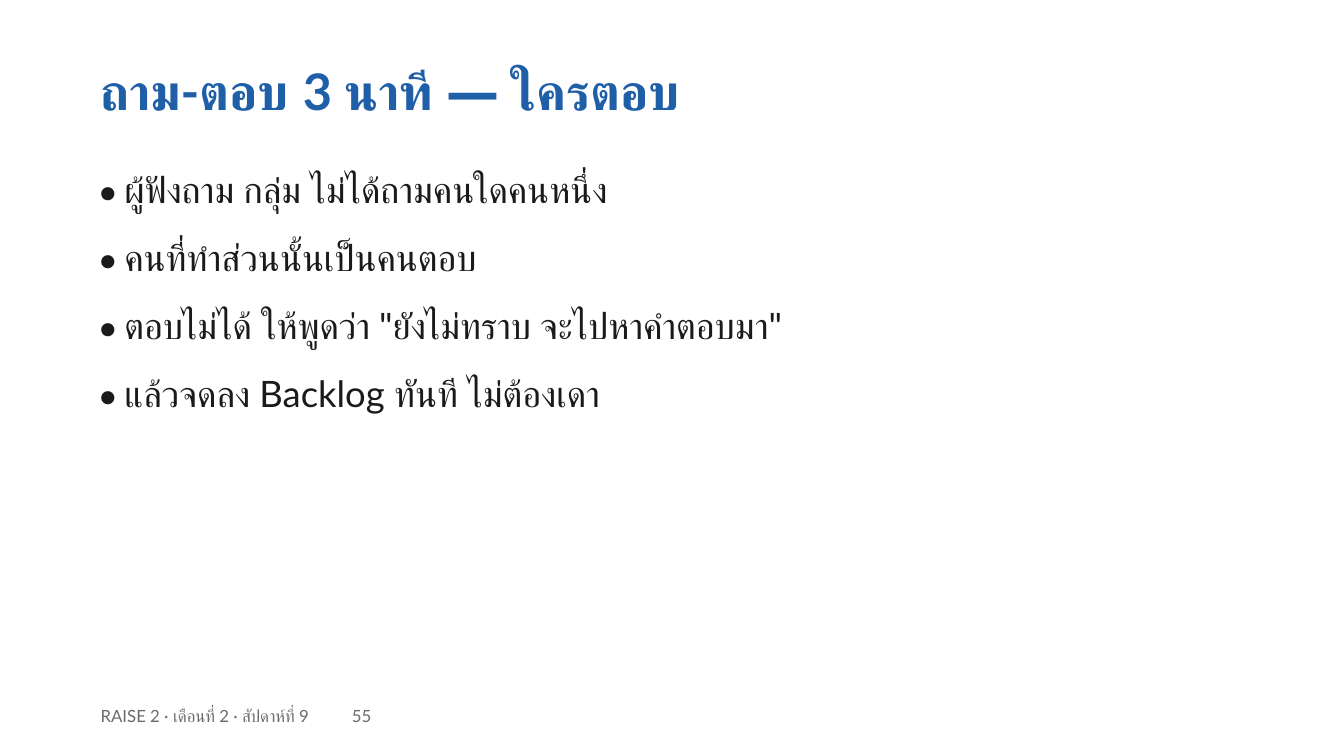
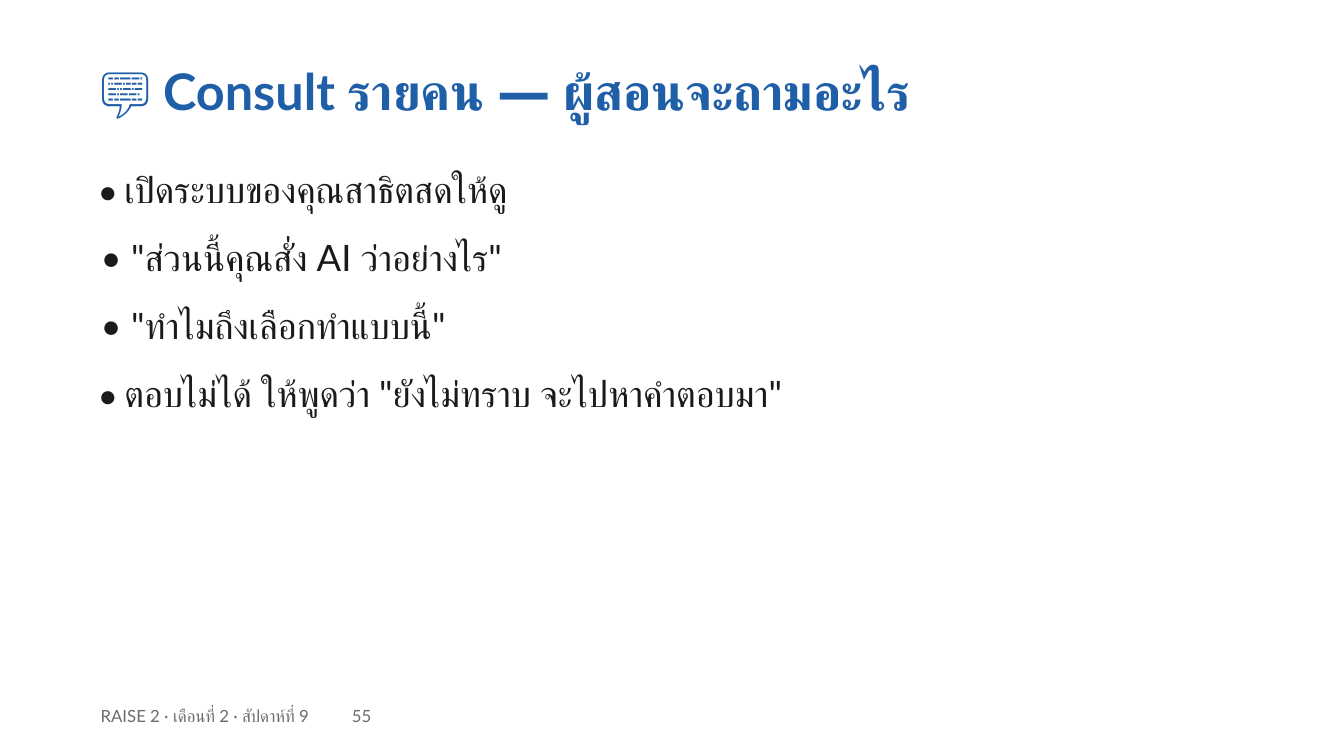
Before and after one commit to cnacha-mfu/raise2-module2, a slide deck: slide 55 of materials/week9/w9-slides.pptx. Drawn at 1344x756 pixels with LibreOffice and Linux fonts; fonts in the diff are those of the drawing. Boxes give left, top, right and bottom in pixels: in the first picture for what was removed or moved away, otherwise in the second. Text is boxed around its words. In the diff, an @@ line names an element or a change of style, - is before the commit and + after.

Commit message:
สไลด์+เดโม 4 สัปดาห์: ตัดงานกลุ่มออกทั้งหมด · บ่าย=LeaveEasy การบ้าน=หัวข้อตัวเอง · สัปดาห์ 9 เปลี่ยนนำเสนอเป็นคลิป+Consult · หน้าแรกลิงก์การบ้าน

```diff
--- a/materials/week9/w9-slides.pptx
+++ b/materials/week9/w9-slides.pptx
@@ text at [163,71,910,123]: text changed @@
-ถาม-ตอบ 3 นาที — ใครตอบ
+💬 Consult รายคน — ผู้สอนจะถามอะไร
@@ text at [124,175,507,214]: text changed @@
-• ผู้ฟังถาม กลุ่ม ไม่ได้ถามคนใดคนหนึ่ง
+• เปิดระบบของคุณสาธิตสดให้ดู
@@ text at [145,243,502,282]: text changed @@
-• คนที่ทำส่วนนั้นเป็นคนตอบ
+• "ส่วนนี้คุณสั่ง AI ว่าอย่างไร"
@@ text added at [131,307,428,340], 26 pt, text #1A1A1A @@
+• "ทำไมถึงเลือกทำแบบนี้"
@@ text "• ตอบไม่ได้ ให้พูดว่า "ยังไม่ทราบ จะไปหาคำตอบมา"": place and size @@
-text "• ตอบไม่ได้ ให้พูดว่า "ยังไม่ทราบ จะไปหาคำตอบมา"" at [124,310,782,349]
+text "• ตอบไม่ได้ ให้พูดว่า "ยังไม่ทราบ จะไปหาคำตอบมา"" at [124,378,782,417]
@@ text removed at [124,378,600,414] @@
-• แล้วจดลง Backlog ทันที ไม่ต้องเดา
```
Also in this commit, not shown: 24 other slides changed, 25 other files.
